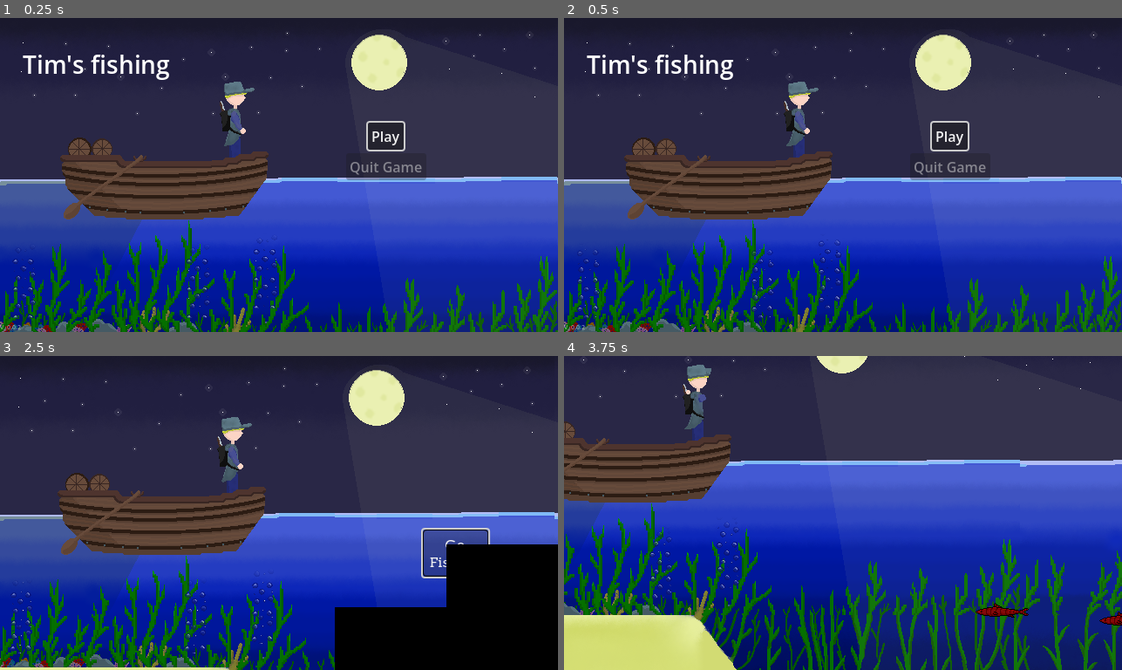
Above: before the commit, frames 1-4 (two rows, left to right).
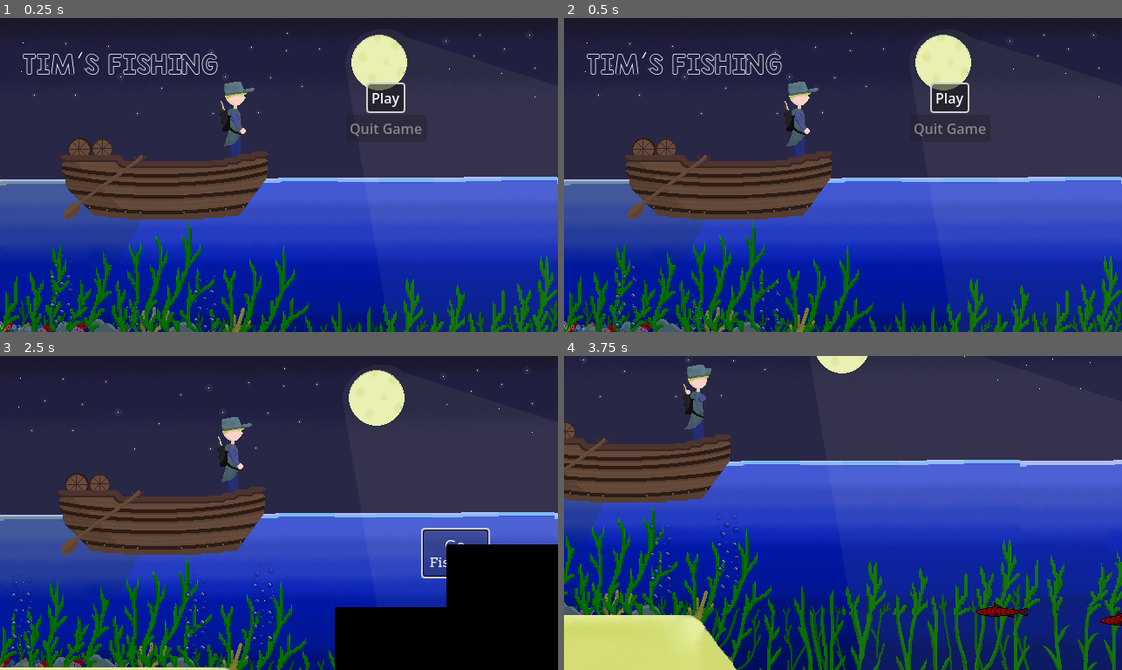
Above: after the commit, the same moments.

Repository: Timeo21/OGJ-8
Game: Godot game, scene res://scenes/title.tscn
The game is run twice, just before and just after one commit, with the same random seed, the same clock (stepped at 60 frames per second) and the same inputs. Sound files missing from this copy of the repository are replaced by a short silence.
Inputs (mouse positions are in pixels of both pictures, inside the frame that each line leads up to):
- Up to frame 1 (0.25 s): no input
- Up to frame 2 (0.5 s): no input
- Up to frame 3 (2.5 s): click "Play" at 0.5 s; tap Enter (skip) at 1.25 s; move the mouse to (401, 497) at 1.27 s; hold Right (right) 1.28-2.03 s; tap Space (accept) at 1.35, 2.1 s; click (401, 497) at 1.42 s; move the mouse to (167, 528) at 2.02 s
- Up to frame 4 (3.75 s): click "Go Fishing" at 2.75 s; move the mouse to (898, 443) at 3.52 s; hold Right (right) from 3.53 s (still down); tap Space (accept) at 3.6 s

The runs differ from the first frame. In frame 1, 3.5% of the frame differs, in the area x 2-77%, y 10-100%; in frame 2, 3.5%; in frame 3, less than 0.1%; in frame 4, less than 0.1%.

Commit message:
Change title screen font

Diff:
--- a/scenes/bubbles.tscn
+++ b/scenes/bubbles.tscn
@@ -6,7 +6,7 @@
 
 [sub_resource type="ShaderMaterial" id="ShaderMaterial_wdrk5"]
 shader = ExtResource("1_gt360")
-shader_parameter/t = 0.7
+shader_parameter/t = 1.0
 
 [sub_resource type="AtlasTexture" id="AtlasTexture_gt360"]
 atlas = ExtResource("1_2eoim")
--- a/scenes/title.tscn
+++ b/scenes/title.tscn
@@ -1,6 +1,7 @@
 [gd_scene format=3 uid="uid://byxrepikryhpo"]
 
 [ext_resource type="Script" uid="uid://u70k7uusqtsc" path="res://scripts/game_manager.gd" id="1_4ignj"]
+[ext_resource type="FontFile" uid="uid://cwn2kp2sxei55" path="res://assets/fonts/GameStar.ttf" id="2_hiwto"]
 [ext_resource type="Texture2D" uid="uid://vvxuluj886re" path="res://assets/decorations/big_background.png" id="2_ia1n6"]
 [ext_resource type="SpriteFrames" uid="uid://b1c65icbodgvh" path="res://assets/fisherman_throw_line.tres" id="3_hiwto"]
 [ext_resource type="Script" uid="uid://dobt22ok04tf3" path="res://scripts/fisherman.gd" id="4_w65of"]
@@ -8,6 +9,7 @@
 [ext_resource type="Texture2D" uid="uid://c0u40vkadh478" path="res://assets/decorations/boat.png" id="6_6civk"]
 [ext_resource type="PackedScene" uid="uid://d2eeqwjb4iiqv" path="res://scenes/bubbles.tscn" id="7_7af2g"]
 [ext_resource type="PackedScene" uid="uid://jxmvxldnlq18" path="res://scenes/wave.tscn" id="8_81wt4"]
+[ext_resource type="Texture2D" uid="uid://dtf1a4chf78vt" path="res://Screenshot_20260427_165605_Noteshelf.jpg" id="10_w65of"]
 
 [sub_resource type="LabelSettings" id="LabelSettings_pvspv"]
 line_spacing = 4.57
@@ -107,8 +109,8 @@
 
 [node name="Label" type="Label" parent="VBoxContainer" unique_id=147481298]
 layout_mode = 2
-text = "Tim's fishing
-"
+theme_override_fonts/font = ExtResource("2_hiwto")
+text = "TIM'S FISHING"
 label_settings = SubResource("LabelSettings_pvspv")
 
 [node name="HSeparator" type="HSeparator" parent="VBoxContainer" unique_id=2018099680]
@@ -156,15 +158,15 @@
 [node name="Bubbles" type="Node" parent="Visuals" unique_id=1582307155]
 
 [node name="bubbles" parent="Visuals/Bubbles" unique_id=861841015 instance=ExtResource("7_7af2g")]
-position = Vector2(28, 264)
+position = Vector2(71, 282)
 scale = Vector2(0.5, 0.5)
 
 [node name="bubbles2" parent="Visuals/Bubbles" unique_id=1503737374 instance=ExtResource("7_7af2g")]
-position = Vector2(228, 264)
-scale = Vector2(0.5, 0.5)
+position = Vector2(152, 323)
+scale = Vector2(0.295, 0.295)
 
 [node name="bubbles3" parent="Visuals/Bubbles" unique_id=425044256 instance=ExtResource("7_7af2g")]
-position = Vector2(305, 253)
+position = Vector2(236, 299)
 scale = Vector2(0.5, 0.5)
 
 [node name="Waves" type="Node" parent="Visuals" unique_id=787428709]
@@ -191,5 +193,11 @@
 text = "V. 0.0.2"
 label_settings = SubResource("LabelSettings_ia1n6")
 
+[node name="Screenshot20260427165605Noteshelf" type="Sprite2D" parent="." unique_id=1587504408]
+z_index = 1
+position = Vector2(166, 37)
+scale = Vector2(0.11696428, 0.040239703)
+texture = ExtResource("10_w65of")
+
 [connection signal="pressed" from="VBoxContainer/Button" to="." method="_on_button_pressed"]
 [connection signal="pressed" from="VBoxContainer/Quit Game" to="." method="_on_quit_game_pressed"]
Binary file added: assets/fonts/GameStar.ttf
Not shown, added: assets/fonts/GameStar.ttf.import
